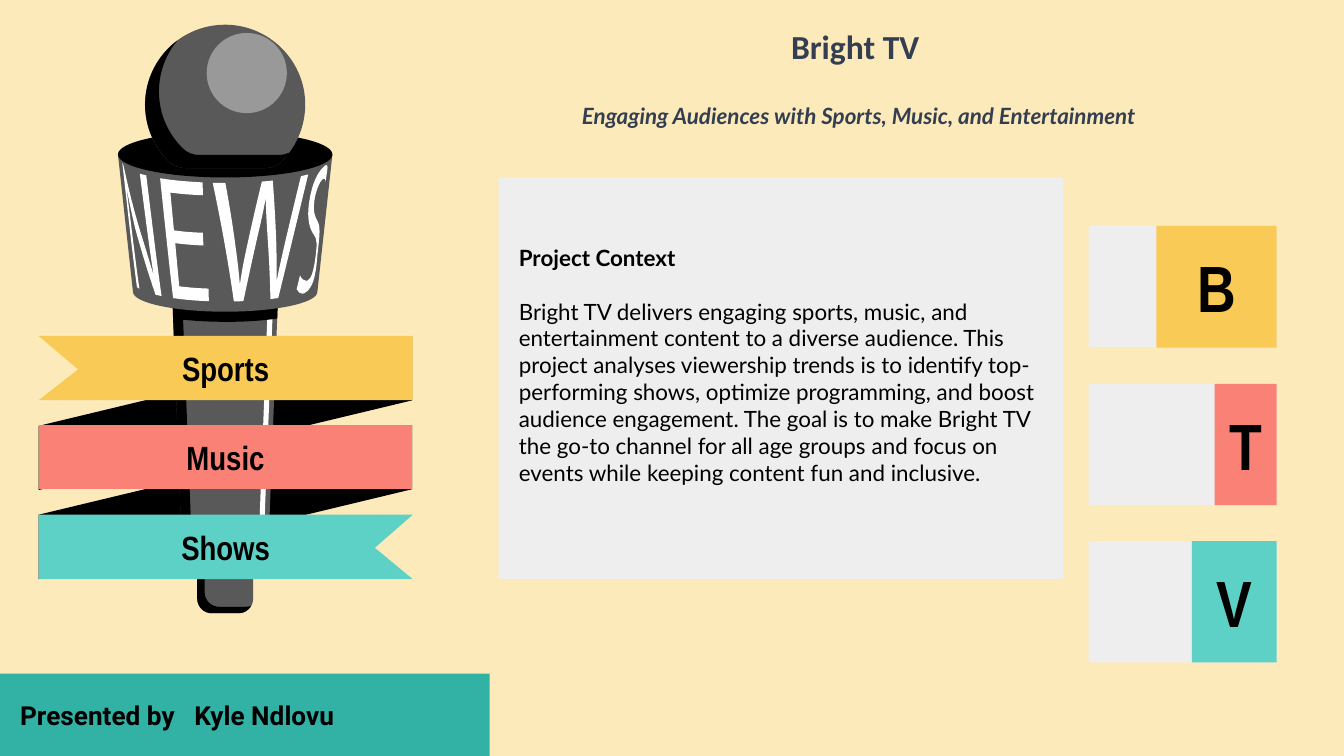
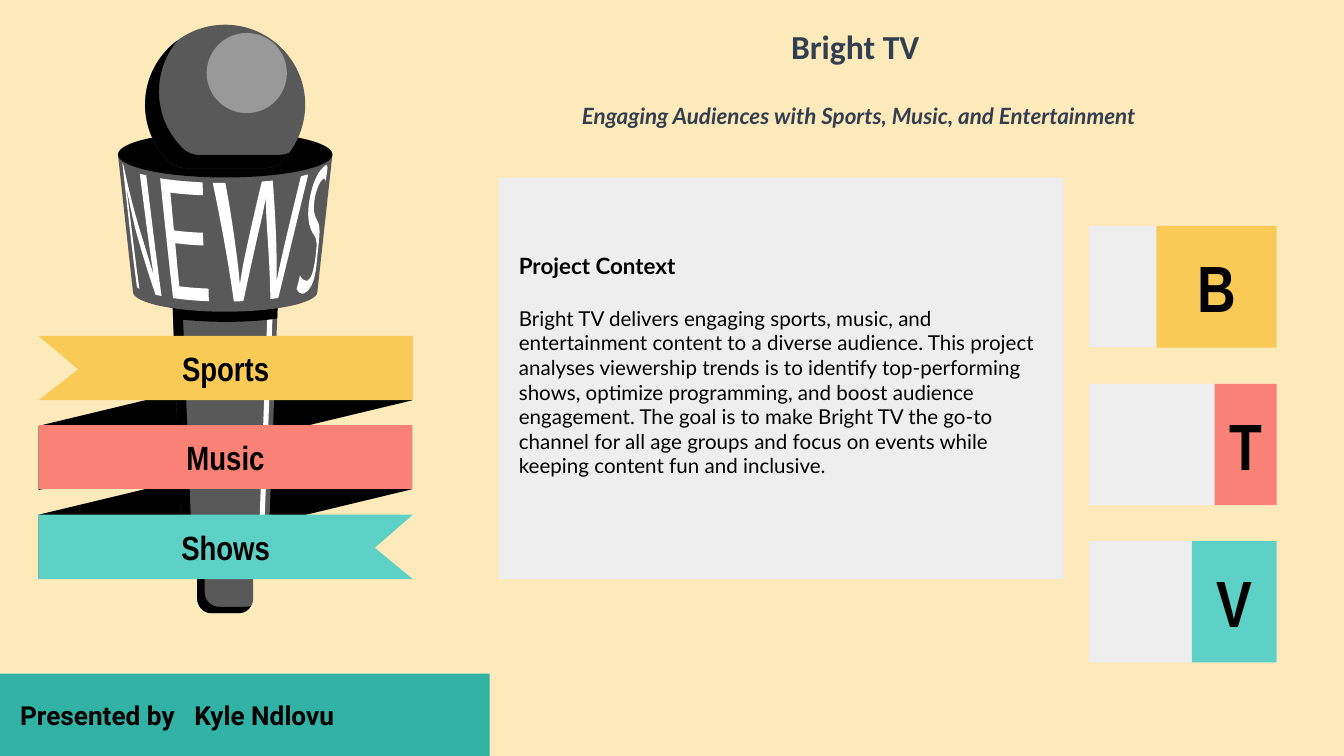
Before and after one commit to Lihle830/BTV-Subscriber-Base-Analysis, a slide deck: slide 1 of Presentation deck/Slides Presantation..pptx. Drawn at 1344x756 pixels with LibreOffice and Linux fonts; fonts in the diff are those of the drawing. Boxes give left, top, right and bottom in pixels: in the first picture for what was removed or moved away, otherwise in the second. Text is boxed around its words. In the diff, an @@ line names an element or a change of style, - is before the commit and + after.

```diff
--- a/Presentation deck/Slides Presantation..pptx
+++ b/Presentation deck/Slides Presantation..pptx
@@ text in rectangle at [519, 311, 1033, 477]: size 12 to 11 pt @@
```
Also in this commit, not shown: 2 other slides changed.
